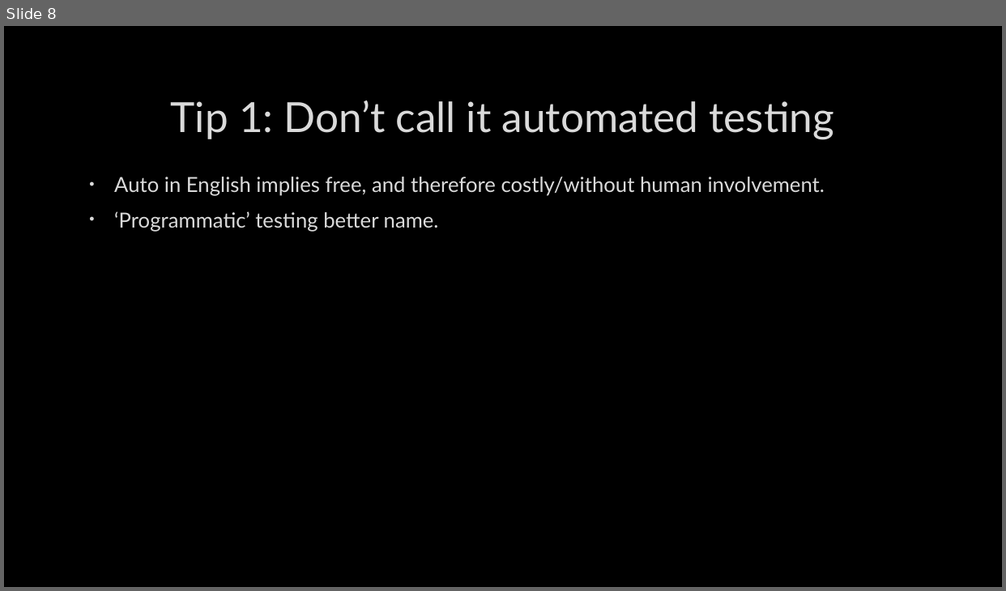
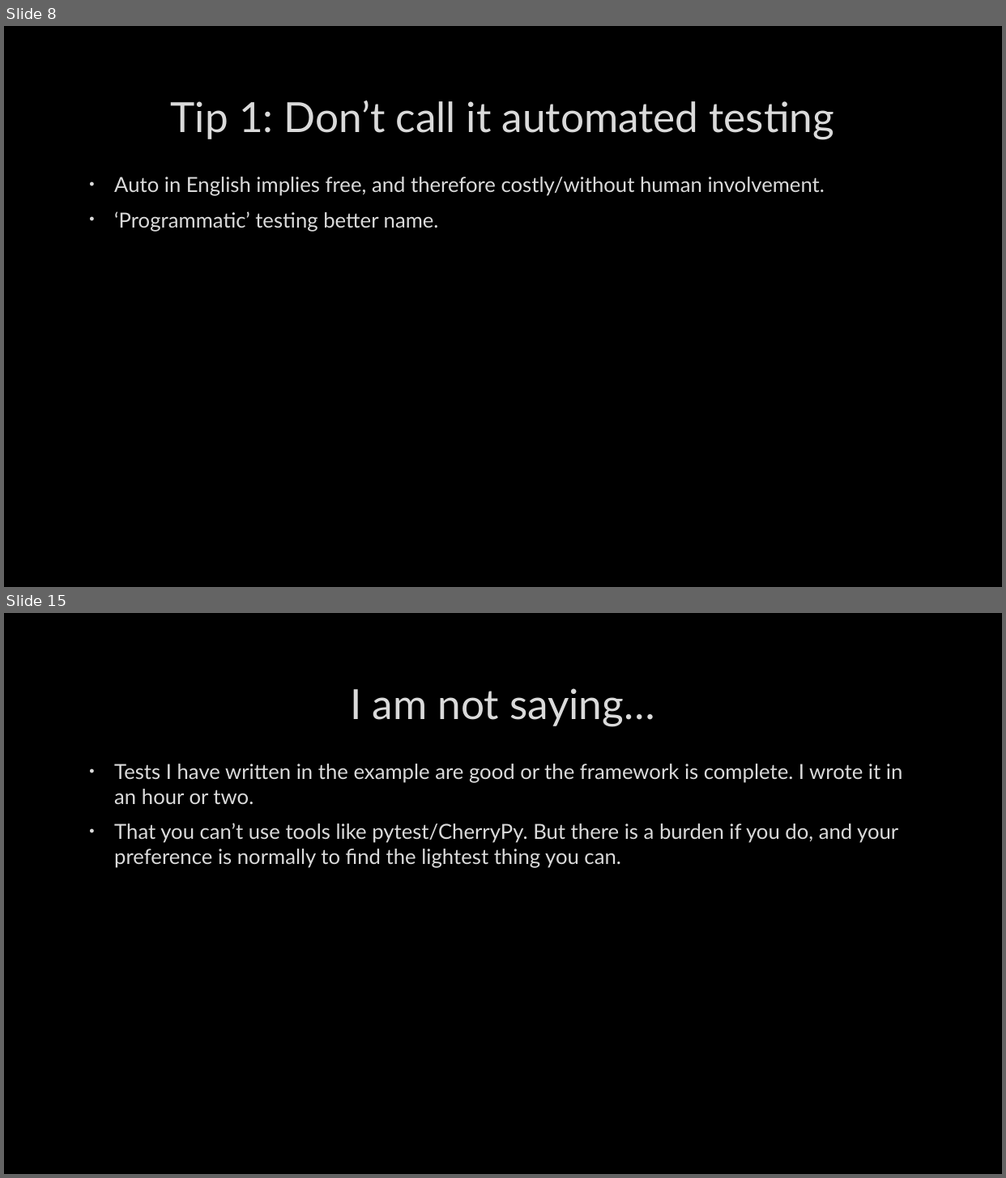
Before and after one commit to ddmee/pylondinium2018, a slide deck: testing - how to keep it simple.pptx. Shown one above the other, each under a label of ours: slide 8 before the commit, slides 8 and 15 after it; the slides between them are not shown. The pictures are 1006x591 and 1006x1178 pixels, drawn with LibreOffice and Linux fonts; fonts in the diff are those of the drawing; background and template pictures are left out. Boxes give left, top, right and bottom in pixels: in the first picture for what was removed or moved away, otherwise in the second. Text is boxed around its words. In the diff, an @@ line names an element or a change of style, - is before the commit and + after.

```diff
--- a/testing - how to keep it simple.pptx
+++ b/testing - how to keep it simple.pptx
@@ slide 15 added at [4, 613, 1002, 1174], background picture (left out) @@
@@ title added at [350, 688, 654, 726], 40 pt, text #DADADA @@
+I am not saying…
@@ text added at [114, 764, 902, 868], 20 pt, text #DADADA @@
+• Tests I have written in the example are good or the framework is complete. I wrote it in an hour or two.
+• That you can’t use tools like pytest/CherryPy. But there is a burden if you do, and your preference is normally to find the lightest thing you can.
```
Also in this commit, not shown: 11 slides changed, 1 other slide added, 1 other file.
